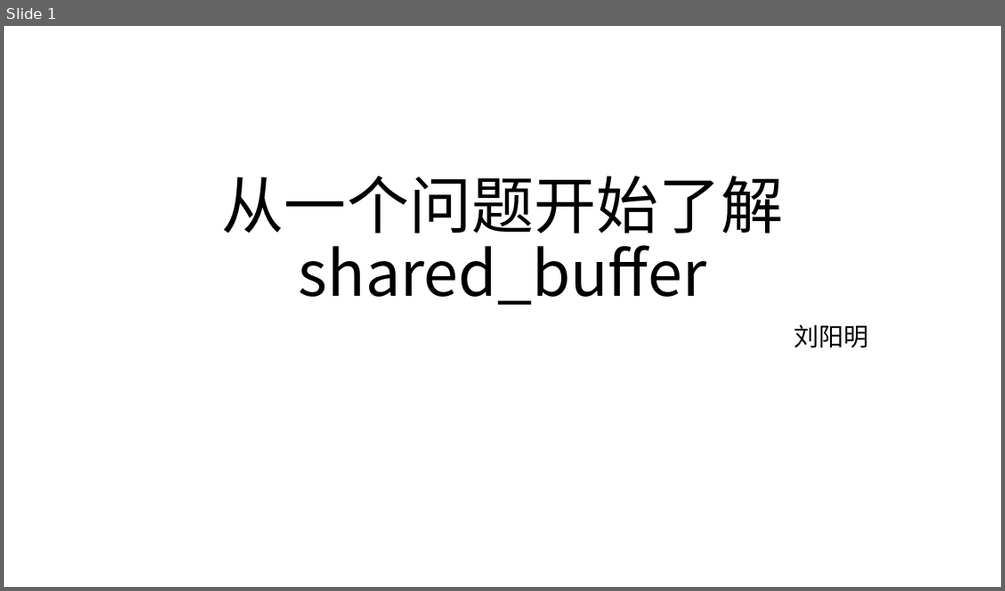
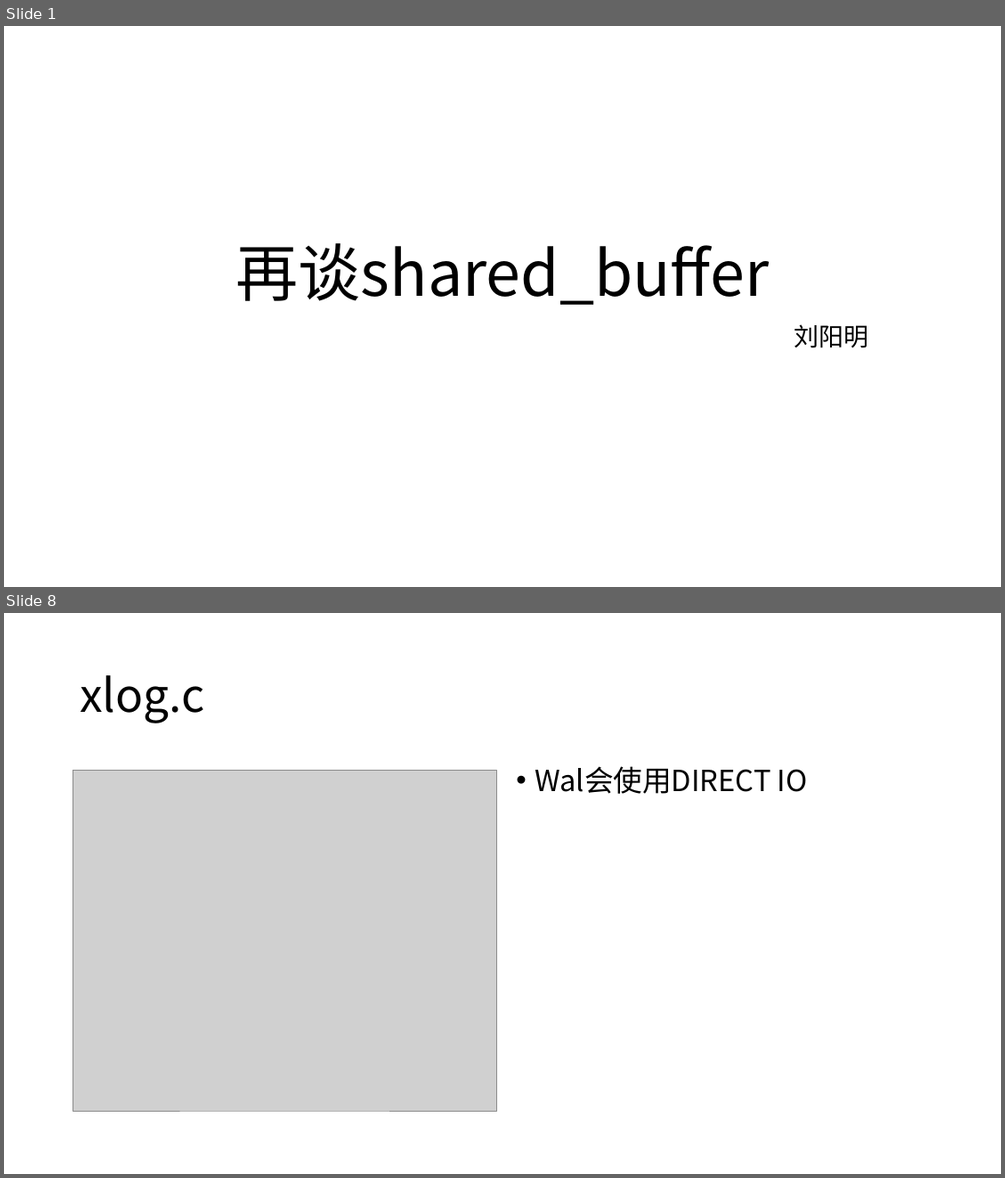
Before and after one commit to yummyliu/papers, a slide deck: pg-buffer.pptx. Shown one above the other, each under a label of ours: slide 1 before the commit, slides 1 and 8 after it; the slides between them are not shown. The pictures are 1005x591 and 1005x1178 pixels, drawn with LibreOffice and Linux fonts; fonts in the diff are those of the drawing; grey boxes stand for pictures. Boxes give left, top, right and bottom in pixels: in the first picture for what was removed or moved away, otherwise in the second. Text is boxed around its words. In the diff, an @@ line names an element or a change of style, - is before the commit and + after.

```diff
--- a/pg-buffer.pptx
+++ b/pg-buffer.pptx
@@ slide 8 added at <box>4,613,1001,1174</box>, background #FFFFFF @@
@@ title added at <box>80,675,204,723</box>, 44 pt, text #000000 @@
+xlog.c
@@ picture added at <box>73,770,497,1111</box> @@
@@ text added at <box>534,766,808,794</box>, 28 pt, text #000000 @@
+• Wal会使用DIRECT IO
@@ slide 1 changed as well @@
@@ title at <box>236,243,769,305</box>: text changed @@
-从一个问题开始了解shared_buffer
+再谈shared_buffer
```
Also in this commit, not shown: 1 other slide changed, 13 other slides added, 5 other files.
